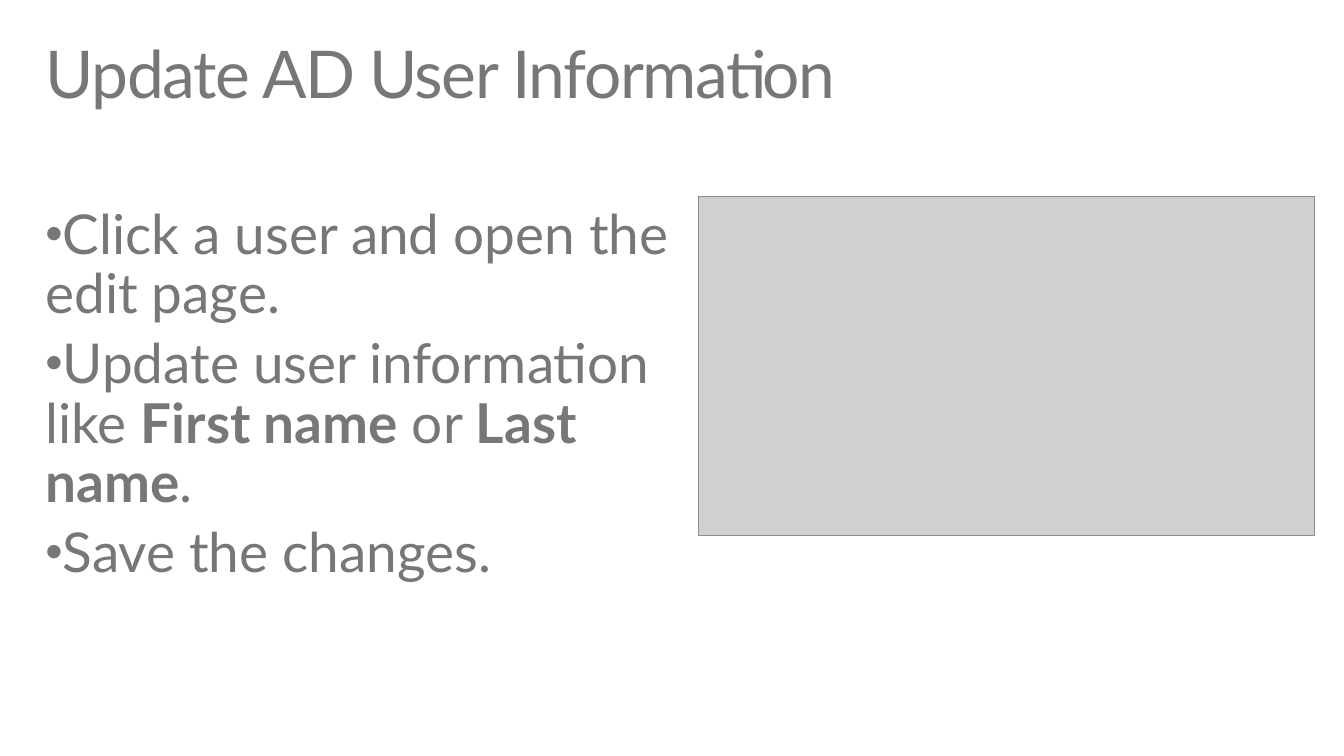
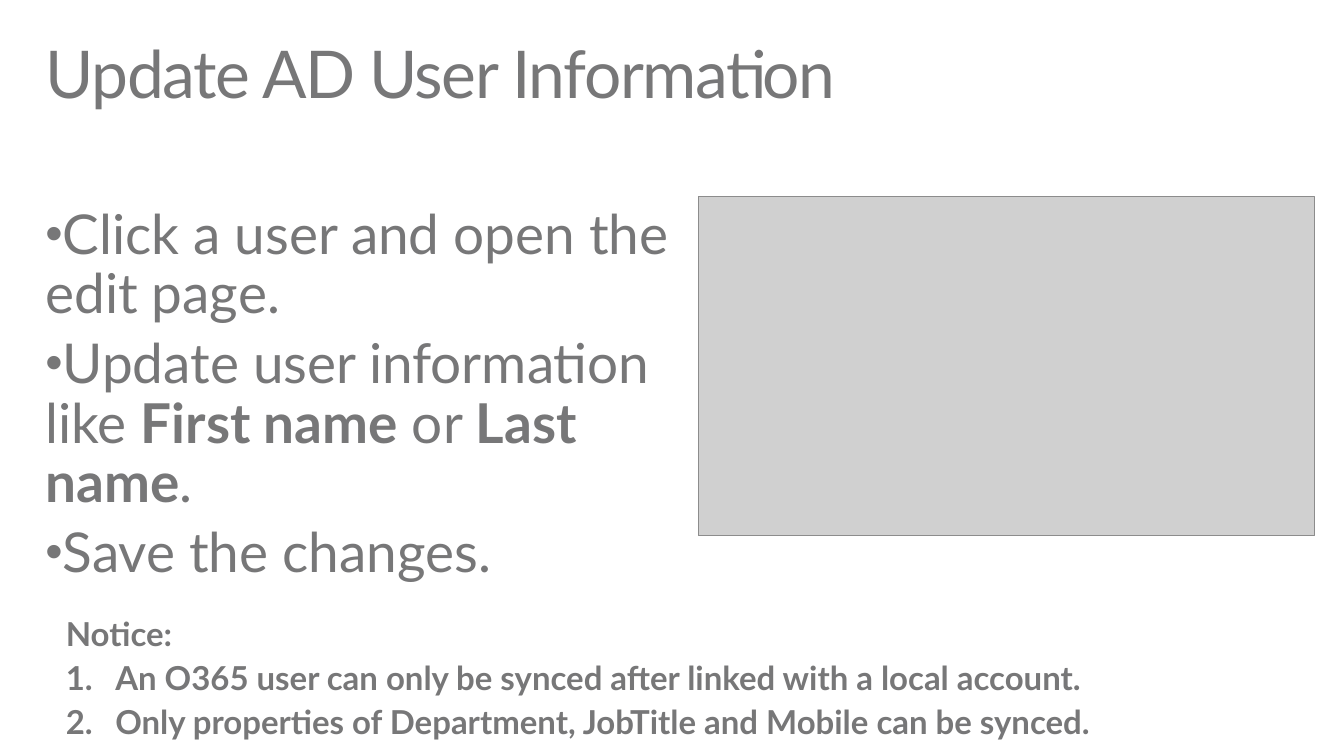
Before and after one commit to TJVering/EDUGraphAPI, a slide deck: slide 49 of EDU GRAPH-API Demo Script.pptx (slide 41 before the commit). Drawn at 1344x756 pixels with LibreOffice and Linux fonts; fonts in the diff are those of the drawing; grey boxes stand for pictures. Boxes give left, top, right and bottom in pixels: in the first picture for what was removed or moved away, otherwise in the second. Text is boxed around its words. In the diff, an @@ line names an element or a change of style, - is before the commit and + after.

```diff
--- a/EDU GRAPH-API Demo Script.pptx
+++ b/EDU GRAPH-API Demo Script.pptx
@@ text added at (66,621,1090,740), 24 pt, text #777778, bold @@
+Notice:
+1. An O365 user can only be synced after linked with a local account.
+2. Only properties of Department, JobTitle and Mobile can be synced.
```
Also in this commit, not shown: 9 other slides changed, 11 slides added, 3 slides removed, 27 other files.
